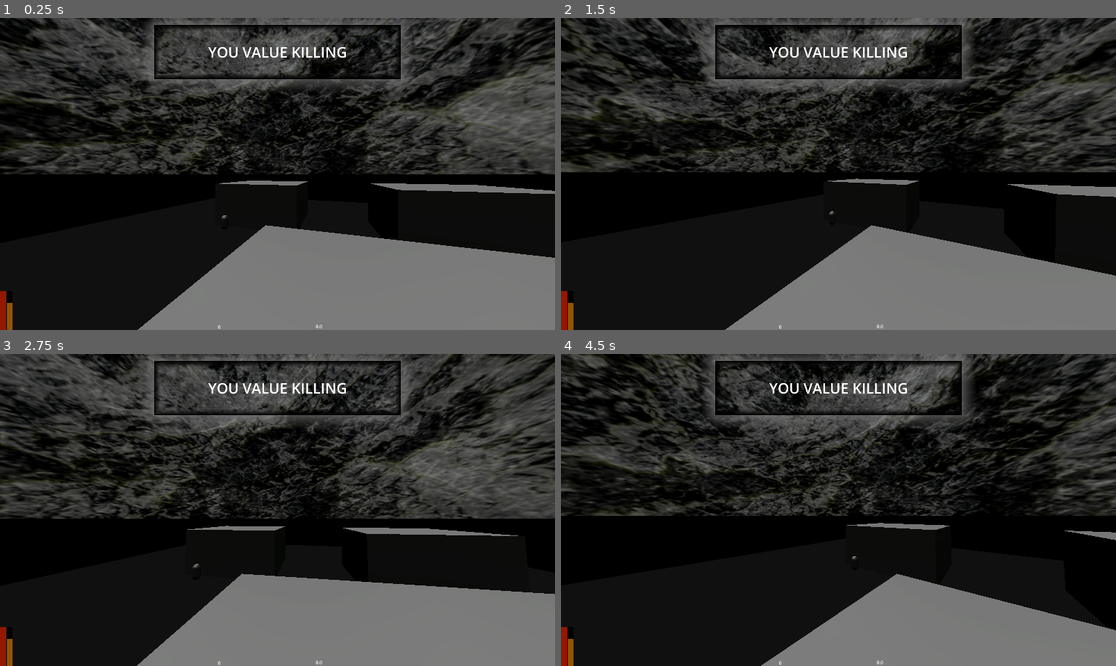
Above: before the commit, frames 1-4 (two rows, left to right).
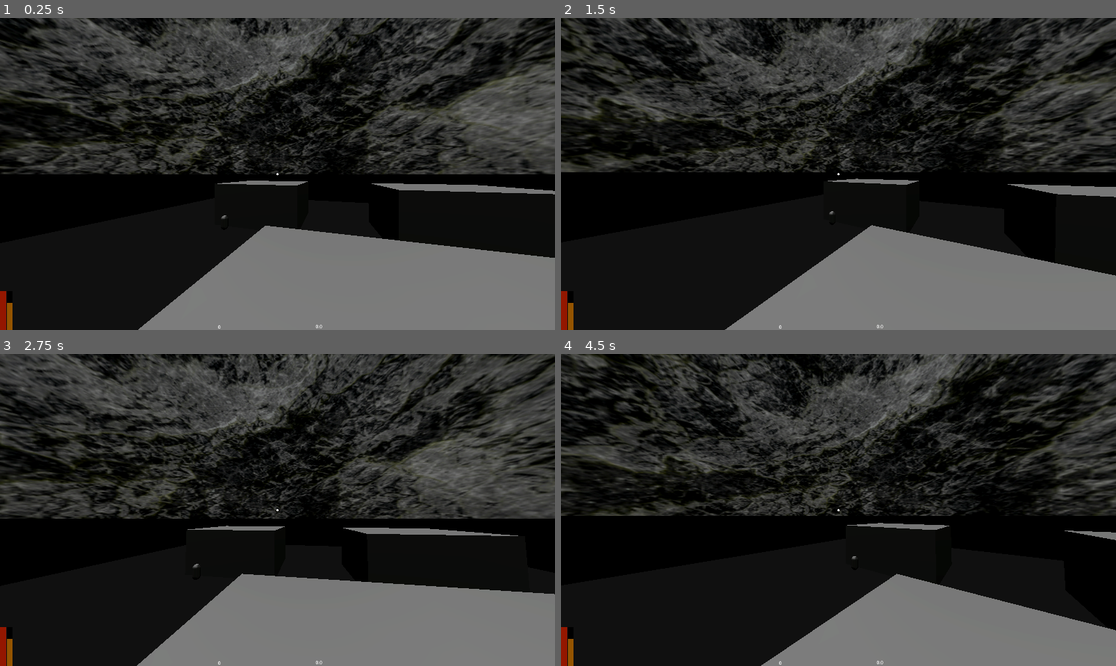
Above: after the commit, the same moments.

Repository: sharwenn-dev/debasement-game
Game: Godot game, scene res://test_world.tscn
Two runs of this game, one before a commit and one after it. Both use one fixed random seed, a clock stepped at 60 frames per second and the inputs below.
Inputs (mouse positions are in pixels of both pictures, inside the frame that each line leads up to):
- Up to frame 1 (0.25 s): no input
- Up to frame 2 (1.5 s): tap Enter (ui_accept) at 0.5, 0.77 s; move the mouse to (866, 174) at 0.52 s; hold Up (ui_up) from 0.53 s (still down); tap F (interact) at 0.6, 1.35 s; move the mouse to (810, 174) at 1.27 s
- Up to frame 3 (2.75 s): keep holding Up (ui_up); tap Enter (ui_accept) at 1.52 s; move the mouse to (288, 503) at 2.02 s; tap F (interact) at 2.1 s
- Up to frame 4 (4.5 s): keep holding Up (ui_up); tap Enter (ui_accept) at 2.75, 3.02, 3.77 s; move the mouse to (832, 516) at 2.77 s; tap F (interact) at 2.85, 3.6, 4.35 s; move the mouse to (877, 513) at 3.52 s; move the mouse to (794, 506) at 4.27 s

The runs differ from the first frame. In frame 1, 4.2% of the frame differs, in the area x 1-100%, y 0-100%; in frame 2, 3.3%; in frame 3, 3.4%; in frame 4, 3.4%.

Commit message:
5/19 crosshair FINALLYYYY

Diff:
--- a/debase_player.tscn
+++ b/debase_player.tscn
@@ -415,7 +415,8 @@
 horizontal_alignment = 1
 vertical_alignment = 1
 
-[node name="Label" type="Label" parent="head/Camera3D/HUD"]
+[node name="value" type="Label" parent="head/Camera3D/HUD"]
+visible = false
 anchors_preset = 5
 anchor_left = 0.5
 anchor_right = 0.5
@@ -430,6 +431,23 @@
 horizontal_alignment = 1
 vertical_alignment = 1
 
+[node name="temp_crosshair" type="Label" parent="head/Camera3D/HUD"]
+anchors_preset = 8
+anchor_left = 0.5
+anchor_top = 0.5
+anchor_right = 0.5
+anchor_bottom = 0.5
+offset_left = -70.0
+offset_top = -50.0
+offset_right = 70.0
+offset_bottom = 19.0
+grow_horizontal = 2
+grow_vertical = 2
+theme_override_font_sizes/font_size = 50
+text = "."
+horizontal_alignment = 1
+vertical_alignment = 1
+
 [node name="interact_ray" type="RayCast3D" parent="head/Camera3D"]
 target_position = Vector3(0, 0, -2)
 collision_mask = 3
--- a/test_world.tscn
+++ b/test_world.tscn
@@ -54,7 +54,7 @@
 material = SubResource("StandardMaterial3D_kt6p6")
 
 [node name="debase_player" parent="." instance=ExtResource("2_1lwx6")]
-transform = Transform3D(0.312335, 0, -0.949972, 0, 1, 0, 0.949972, 0, 0.312335, -14.0639, 7.60027, -0.287199)
+transform = Transform3D(0.312335, 0, -0.949972, 0, 1, 0, 0.949972, 0, 0.312335, -14.0639, 7.31496, -0.287199)
 
 [node name="CSGBox3D3" type="CSGBox3D" parent="."]
 transform = Transform3D(1, 0, 0, 0, 1, 0, 0, 0, 1, 9.2213, 3.35481, 12.5526)
Not shown, added: assets/sound/sfx/player_footstep.wav.import
Not shown, added: assets/sound/sfx/player_footstep.wav
